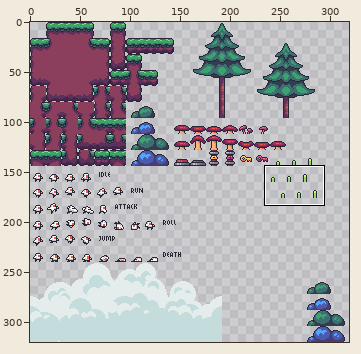
One commit to this sprite sheet: assets/platformer_asset_pack_tileset.png. The picture above shows the old version from afar; the outline marks the close-up.
Close-up. Before:
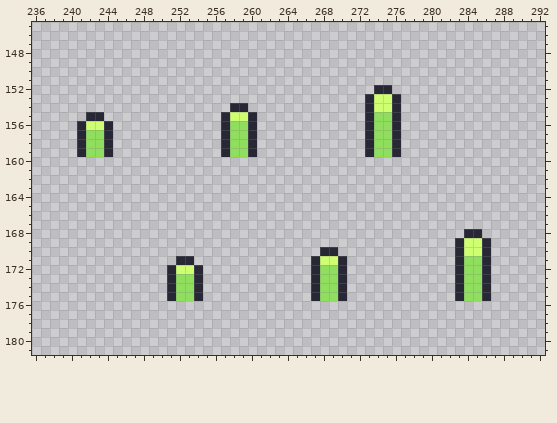
The file is 320x320 pixels. Shown: x 236..292, y 145..181. The wide view leaves out empty margins.
After the commit:
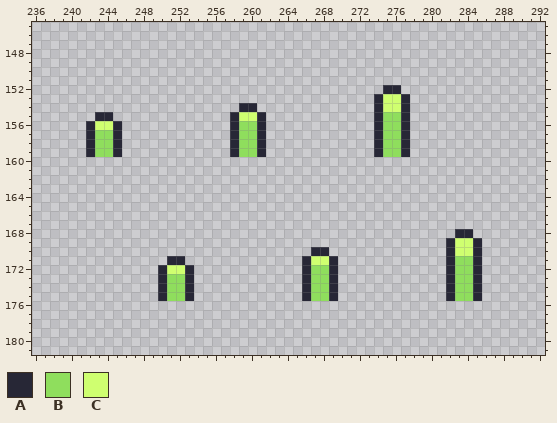
Palette (. is transparent): A #272736  B #8fde5d  C #cfff70
Change:
@@ x 236..292 @@
 151 .........................................................
-152 ......................................AA.................
-153 .....................................ACCA................
-154 ......................AA.............ACCA................
-155 ......AA.............ACCA............ABBA................
-156 .....ACCA............ABBA............ABBA................
-157 .....ABBA............ABBA............ABBA................
-158 .....ABBA............ABBA............ABBA................
-159 .....ABBA............ABBA............ABBA................
+152 .......................................AA................
+153 ......................................ACCA...............
+154 .......................AA.............ACCA...............
+155 .......AA.............ACCA............ABBA...............
+156 ......ACCA............ABBA............ABBA...............
+157 ......ABBA............ABBA............ABBA...............
+158 ......ABBA............ABBA............ABBA...............
+159 ......ABBA............ABBA............ABBA...............
 160 .........................................................
@@ x 236..292 @@
 167 .........................................................
-168 ................................................AA.......
-169 ...............................................ACCA......
-170 ................................AA.............ACCA......
-171 ................AA.............ACCA............ABBA......
-172 ...............ACCA............ABBA............ABBA......
-173 ...............ABBA............ABBA............ABBA......
-174 ...............ABBA............ABBA............ABBA......
-175 ...............ABBA............ABBA............ABBA......
+168 ...............................................AA........
+169 ..............................................ACCA.......
+170 ...............................AA.............ACCA.......
+171 ...............AA.............ACCA............ABBA.......
+172 ..............ACCA............ABBA............ABBA.......
+173 ..............ABBA............ABBA............ABBA.......
+174 ..............ABBA............ABBA............ABBA.......
+175 ..............ABBA............ABBA............ABBA.......
 176 .........................................................
Pixel boxes of the changes (left, top, right, bottom) in both close-ups:
changed: (365, 85, 410, 157)
changed: (221, 103, 266, 157)
changed: (77, 112, 122, 157)
changed: (446, 229, 491, 301)
changed: (302, 247, 347, 301)
changed: (158, 256, 203, 301)
